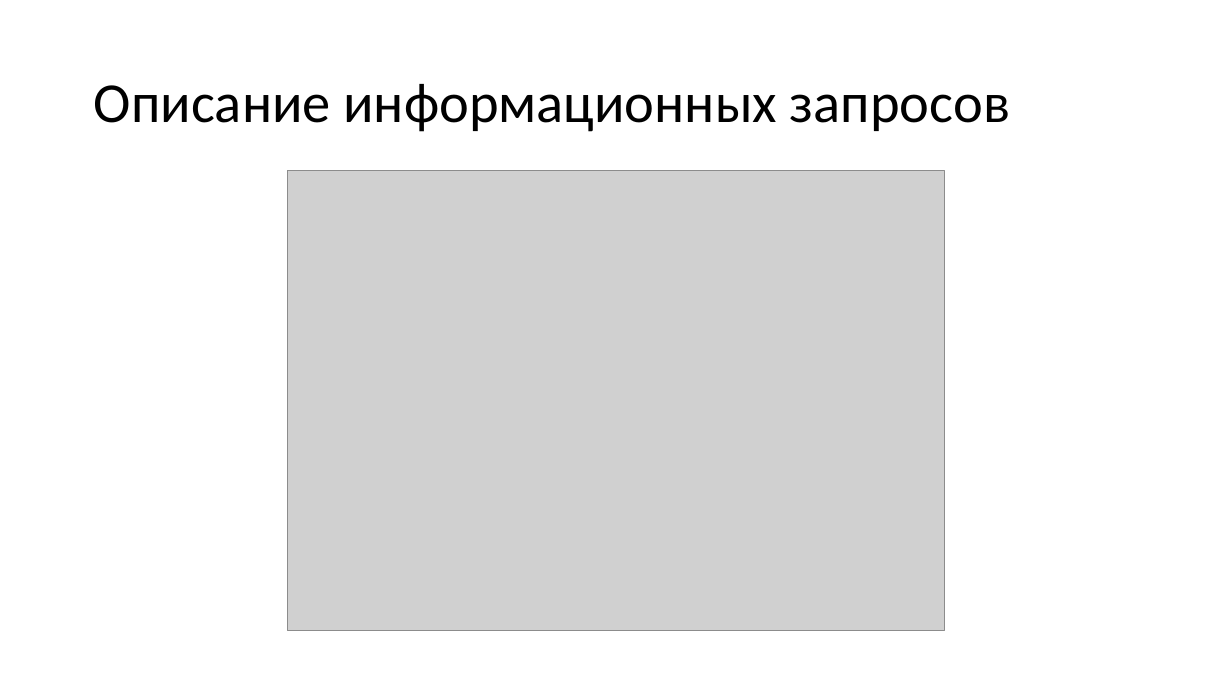
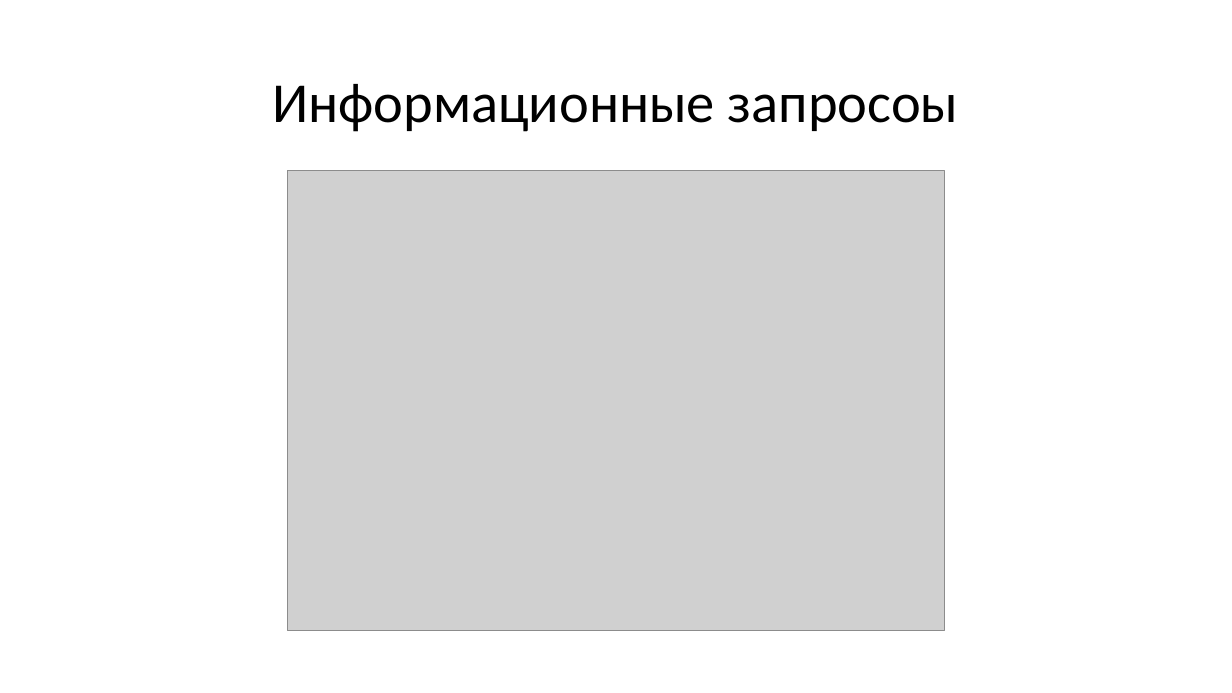
Before and after one commit to A1ex1in/3k2sKursachi, a slide deck: slide 7 of бсбд/КП/КР ЧигаревА.Ю. БИб-21Э1 БСБД.pptx. Drawn at 1232x693 pixels with LibreOffice and Linux fonts; fonts in the diff are those of the drawing; grey boxes stand for pictures. Boxes give left, top, right and bottom in pixels: in the first picture for what was removed or moved away, otherwise in the second. Text is boxed around its words. In the diff, an @@ line names an element or a change of style, - is before the commit and + after.

```diff
--- a/бсбд/КП/КР ЧигаревА.Ю. БИб-21Э1 БСБД.pptx
+++ b/бсбд/КП/КР ЧигаревА.Ю. БИб-21Э1 БСБД.pptx
@@ title at (272,84,959,132): text changed @@
-Описание информационных запросов
+Информационные запросоы
```
Also in this commit, not shown: 2 other slides changed, 1 other file.
